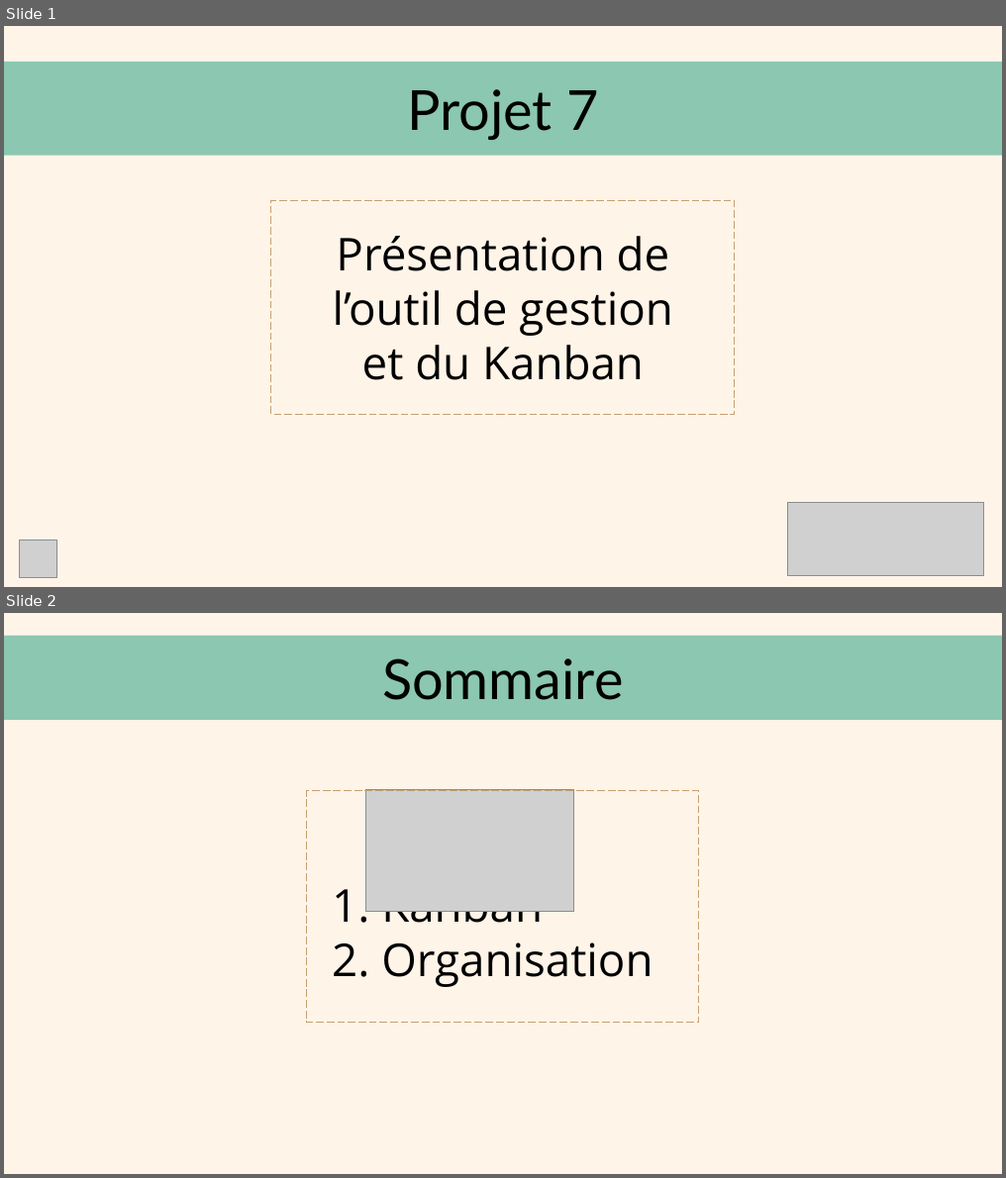
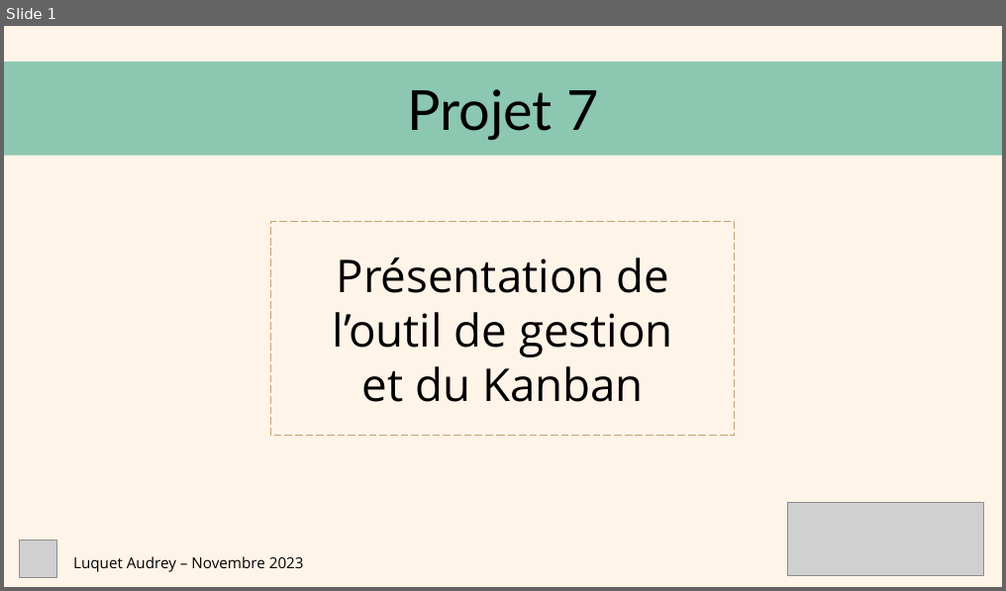
Before and after one commit to AudreyYuedra/MenuMaker-Qwenta_OC_P7, a slide deck: PPT Trello_Kanban.odp. Shown one above the other, each under a label of ours: slides 1 and 2 before the commit, slide 1 after it. The pictures are 1006x1178 and 1006x591 pixels, drawn with LibreOffice and Linux fonts; fonts in the diff are those of the drawing; grey boxes stand for pictures. Boxes give left, top, right and bottom in pixels: in the first picture for what was removed or moved away, otherwise in the second. Text is boxed around its words. In the diff, an @@ line names an element or a change of style, - is before the commit and + after.

Commit message:
Finition PPT Kanban + PDF

```diff
--- a/PPT Trello_Kanban.odp
+++ b/PPT Trello_Kanban.odp
@@ slide 2 removed at <box>4,613,1002,1174</box>, background #FFF4E8 @@
@@ title removed at <box>4,636,1002,720</box> @@
-Sommaire
@@ picture removed at <box>365,789,574,912</box> @@
@@ rectangle removed at <box>307,791,699,1023</box> @@
@@ subtitle removed at <box>381,911,652,987</box> @@
-1. Kanban
-2. Organisation
@@ slide 1 changed as well @@
@@ subtitle "Présentation de": place and size @@
-subtitle "Présentation de" at <box>271,201,735,414</box>
+subtitle "Présentation de" at <box>271,222,735,436</box>
@@ text added at <box>73,557,304,572</box>, 12 pt, text #000000 @@
+Luquet Audrey – Novembre 2023
```
Also in this commit, not shown: 5 other slides changed, 5 slides added, 1 other slide removed, 1 other file.
